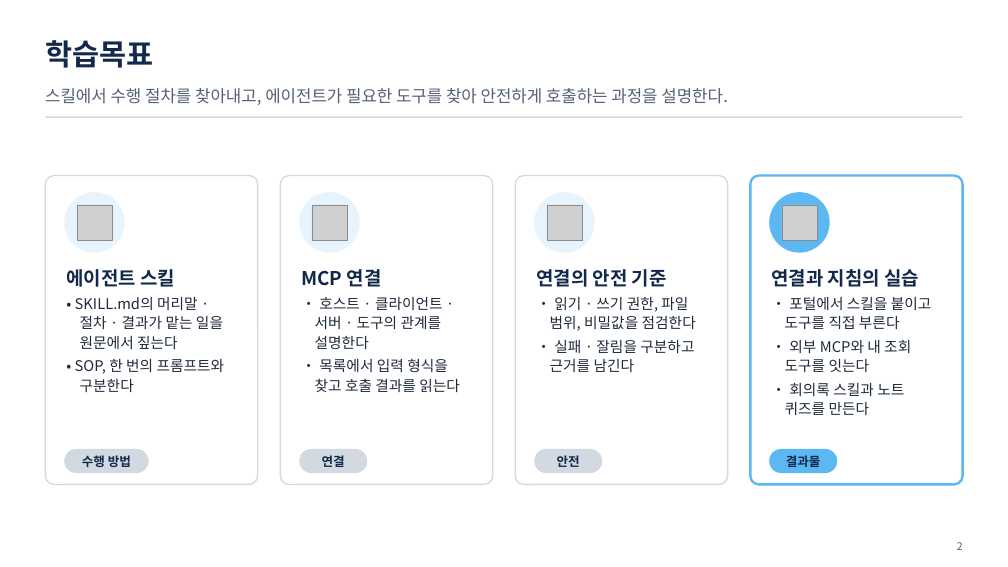
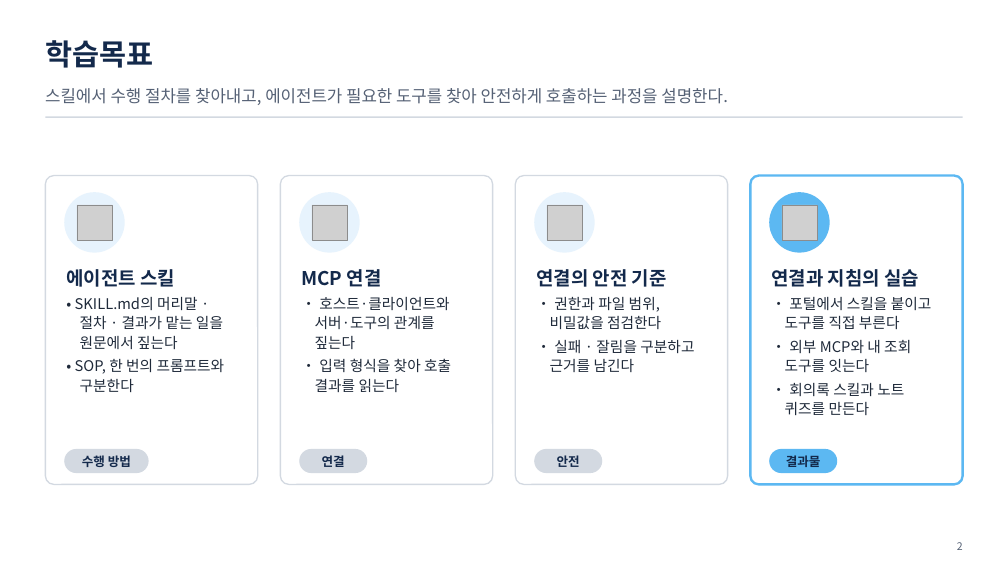
Before and after one commit to uengine-oss/hyd-iot-edu, a slide deck: slide 2 of workspace/강의제작/산출물/통합반/이론/06회차/통합반_06일차.pptx. Drawn at 1008x567 pixels with LibreOffice and Linux fonts; fonts in the diff are those of the drawing; grey boxes stand for pictures. Boxes give left, top, right and bottom in pixels: in the first picture for what was removed or moved away, otherwise in the second. Text is boxed around its words. In the diff, an @@ line names an element or a change of style, - is before the commit and + after.

```diff
--- a/workspace/강의제작/산출물/통합반/이론/06회차/통합반_06일차.pptx
+++ b/workspace/강의제작/산출물/통합반/이론/06회차/통합반_06일차.pptx
@@ text at (315, 297, 451, 392): text changed @@
-• 호스트 · 클라이언트 · 서버 · 도구의 관계를 설명한다
-• 목록에서 입력 형식을 찾고 호출 결과를 읽는다
+• 호스트·클라이언트와 서버·도구의 관계를 짚는다
+• 입력 형식을 찾아 호출 결과를 읽는다
@@ text at (550, 297, 661, 329): text changed @@
-• 읽기 · 쓰기 권한, 파일 범위, 비밀값을 점검한다
+• 권한과 파일 범위, 비밀값을 점검한다
```
Also in this commit, not shown: 3 other slides changed, 3 other files.
